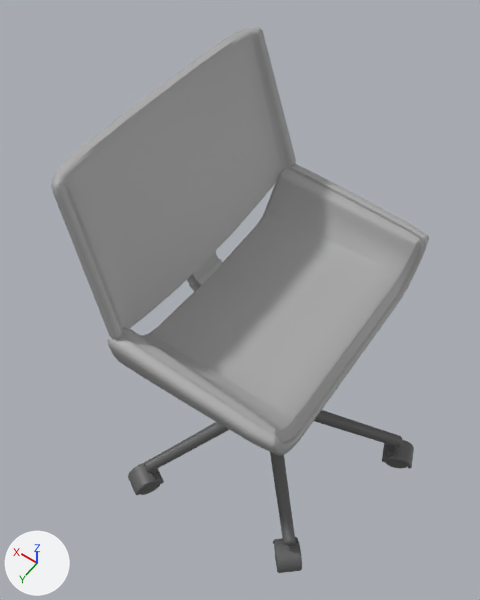
The FBX model WS_RLT/Assets/LA/Meshes/SM_Chair.fbx: old version first, new version second.
Before and after are seen from a 50 mm camera at (-0.621, 1.063, 2.344) aimed at (0.118, 0.028, 0.719). Arrows for +X, +Y and +Z are at lower left; the lights stay in place. Where no turn or scale is listed for an object, it has been applied to the vertices. Vertices at the same position are counted once.

Names of what the first picture shows: 'LowPoly'.
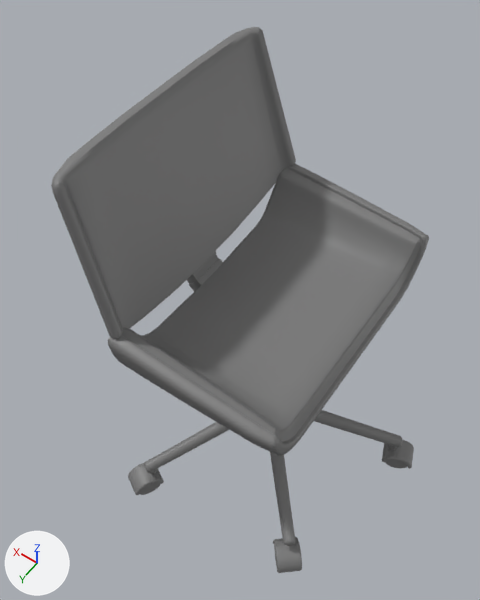
Where the newer file only moved an object's origin or applied its transform, the numbers keep the older frame.

What differs and where, as boxes (x1, y1, x2, y2) in the pictures (480 x 600 px):
part 1 of me_mesh, cut back: (145, 210, 405, 445) in both
part 2 of me_mesh, built on: (382, 441, 414, 464) in both
part 3 of me_mesh, built on: (128, 464, 164, 494) in both
part 4 of me_mesh, built on: (275, 537, 300, 573) in both
part 5 of me_mesh, recoloured: (128, 410, 414, 573) in both
part 6 of me_mesh, recoloured: (51, 27, 429, 456) in both

The change, as a list of edits to the scene's bpy script:
```text
Add mat_t_chair:
    mat_t_chair = principled_material('T_Chair')
    mat_t_chair.base_color = (0.196, 0.196, 0.196)  # grey #7a7a7a
Change me_mesh:
    used by ob_lowpoly; location = (0.0, 0.0, 0.0)
    remove me_mesh.from_pydata(...)  # 3601 vertices, 3558 faces; spans x -0.538..0.538, y -0.532..0.532, z -0.007..1.372
    add me_mesh.from_pydata(...)  # 3645 vertices, 3647 faces; spans x -0.538..0.538, y -0.532..0.532, z -0.007..1.372
    me_mesh part 1
    1 face is deleted
    16 vertices in x -0.285..0.239, y 0.315..0.328, z 0.687..0.793 move by (0.0, -0.005, 0.0)
    11 vertices in x -0.285..0.239, y -0.276..-0.264, z 0.687..0.774 move by (0.0, 0.008, 0.0)
    5 vertices in x -0.284..0.226, y -0.271..-0.262, z 0.713..0.793 move by (0.0, 0.008, -0.001)
    4 vertices in x -0.281..0.238, y -0.276..-0.273, z 0.687..0.703 move by (0.0, 0.009, 0.0)
    3 vertices in x -0.194..0.227, y 0.314..0.317, z 0.776..0.804 move by (0.0, -0.004, -0.001)
    3 vertices in x 0.228..0.235, y 0.317, z 0.775 move by (0.0, -0.002, -0.001)
    22 vertices move from x -0.284..0.24, y -0.276..0.328, z 0.69..0.804 to x -0.284..0.24, y -0.267..0.323, z 0.689..0.807
    me_mesh part 2
    12 faces are deleted
    14 vertices are added at x -0.526..-0.418, y -0.168..-0.113, z 0.041..0.096
    36 new faces join them
    me_mesh part 3
    12 faces are deleted
    5 vertices are added at (0.223, 0.467, 0.097), (0.238, 0.496, 0.086), (0.248, 0.516, 0.042), (0.239, 0.459, 0.097), (0.208, 0.475, 0.097)
    5 new vertices lie (0.031, -0.016, 0.0) away from vertices in x 0.168..0.216, y 0.434..0.529, z 0.042..0.094
    34 new faces join them
    me_mesh part 4
    12 faces are deleted
    10 vertices are added at x -0.376..-0.303, y 0.354..0.435, z 0.044..0.098
    34 new faces join them
    me_mesh part 5: 2341 faces spanning x -0.538..0.538, y -0.532..0.532, z -0.007..0.716 switch from mat_chaise (dark grey #5d5d5d) to mat_t_chair (grey #7a7a7a)
    me_mesh part 6: 1168 faces spanning x -0.285..0.38, y -0.414..0.466, z 0.683..1.372 switch from mat_standardsurface1 (grey #aaaaaa) to mat_t_chair (grey #7a7a7a)
```
